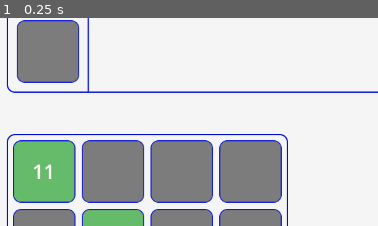
Above: before the commit, frame 1.
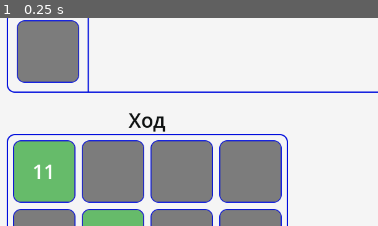
Above: after the commit, the same moment.

Repository: Rinkton/lucky-numbers-godot
Game: Godot game, scene res://game.tscn
Same seed, same stepped clock (60 frames per second), same inputs: the game is played once before the commit and once after it.
Inputs:
- Up to frame 1 (0.25 s): no input
The pictures show only the part of the screen within x 0-50%, y 3-53%; the shares and areas given below are measured in that part.

The runs differ from the first frame. In frame 1, 0.4% of the frame differs, in the area x 33-44%, y 45-55%.

Commit message:
Made 2-player playing

Diff:
--- a/lucky-numbers/cell.gd
+++ b/lucky-numbers/cell.gd
@@ -56,7 +56,8 @@
 
 
 func _on_lmb():
-	if G.game.whos_this_cell(self) == G.game.cur_player and is_instance_valid(get_field()):
+	var game = await G.get_game()
+	if game.whos_this_cell(self) == game.cur_player and is_instance_valid(get_field()):
 		var focus_owner = Utils.get_focus_owner_that_sharing_clover()
 		if not is_instance_valid(focus_owner):
 			return
@@ -75,7 +76,7 @@
 			focus_owner.remove_child(clover)
 			replace_clover(clover)
 			if is_instance_valid(prev_clover):
-				G.game.face_up_pile.add_clover(prev_clover)
+				game.face_up_pile.add_clover(prev_clover)
 		elif focus_owner.get_is_in_face_up_pile():
 			var prev_clover = get_clover()
 			if is_instance_valid(prev_clover):
@@ -84,6 +85,7 @@
 			focus_owner.queue_free()
 			replace_clover(clover)
 			if is_instance_valid(prev_clover):
-				G.game.face_up_pile.add_clover(prev_clover)
+				game.face_up_pile.add_clover(prev_clover)
 		else:
 			printerr("no focus_owner for cell")
+		game.end_turn()
--- a/lucky-numbers/clover_pile.gd
+++ b/lucky-numbers/clover_pile.gd
@@ -34,7 +34,8 @@
 
 
 func _on_lmb():
-	if G.game.cur_player is HumanPlayer:
+	var game = await G.get_game()
+	if game.cur_player is HumanPlayer:
 		if not is_there_clover():
 			var clover = pop_random_clover()
 			add_child(clover)
--- a/lucky-numbers/face_up_pile.gd
+++ b/lucky-numbers/face_up_pile.gd
@@ -18,15 +18,6 @@
 	$HBoxContainer.add_child(cell)
 
 
-"""
-func remove_cell(cell):
-	if cell in $HBoxContainer.get_children():
-		$HBoxContainer.remove_child(cell)
-	else:
-		printerr("no cell in face_up_pile to remove_cell")
-"""
-
-
 func _on_panel_gui_input(event):
 	if event is InputEventMouseButton:
 		if event.button_index == MOUSE_BUTTON_LEFT and event.pressed:
@@ -37,3 +28,5 @@
 			var clover = focus_owner.get_clover()
 			focus_owner.remove_child(clover)
 			add_clover(clover)
+			var game = await G.get_game()
+			game.end_turn()
--- a/lucky-numbers/field.gd
+++ b/lucky-numbers/field.gd
@@ -5,10 +5,17 @@
 var player
 
 
+func _ready():
+	var game = await G.get_game()
+	game.connect("ended_turn", _on_game_ended_turn)
+	$TurnLabel.visible = game.cur_player == player
+
+
 func set_up_start_diagonal():
 	for i in range(4):
 		var cell = get_cell(i, i)
-		var clover = G.game.clover_pile.pop_random_clover()
+		var game = await G.get_game()
+		var clover = game.clover_pile.pop_random_clover()
 		cell.replace_clover(clover)
 
 
@@ -51,3 +58,8 @@
 				return Vector2(x, y)
 	printerr("get_vector_of_cell didn't found the cell")
 	return Vector2(-1, -1)
+
+
+func _on_game_ended_turn():
+	var game = await G.get_game()
+	$TurnLabel.visible = game.cur_player == player
--- a/lucky-numbers/field.tscn
+++ b/lucky-numbers/field.tscn
@@ -85,3 +85,11 @@
 
 [node name="Cell4" parent="VBoxContainer/HBoxContainer4" instance=ExtResource("2_ig2au")]
 layout_mode = 2
+
+[node name="TurnLabel" type="Label" parent="."]
+layout_mode = 0
+offset_top = -45.0
+offset_right = 450.0
+theme_override_colors/font_color = Color(0.05490196, 0.06666667, 0.06666667, 1)
+text = "Ход"
+horizontal_alignment = 1
--- a/lucky-numbers/g.gd
+++ b/lucky-numbers/g.gd
@@ -1,4 +1,20 @@
 extends Node
 
 
-var game: Game
+signal _game_set
+
+var _game: Game:
+	set(value):
+		_game = value
+		_game_set.emit()
+
+
+func get_game():
+	if is_instance_valid(_game):
+		return _game
+	await _game_set
+	return _game
+
+
+func set_game(game):
+	_game = game
--- a/lucky-numbers/game.gd
+++ b/lucky-numbers/game.gd
@@ -1,6 +1,8 @@
 extends Control
 class_name Game
 
+
+signal ended_turn
 
 var players
 var cur_player
@@ -10,18 +12,19 @@
 
 
 func _ready():
-	G.game = self
 	players = [HumanPlayer.new(), HumanPlayer.new()]
 	cur_player = players[0]
 	$Field.set_up_start_diagonal()
 	$Field.player = players[0]
 	$Field2.set_up_start_diagonal()
 	$Field2.player = players[1]
+	G.set_game(self)
 
 
 func end_turn():
 	players.reverse()
 	cur_player = players[0]
+	ended_turn.emit()
 
 
 func whos_this_cell(cell):
--- a/lucky-numbers/game.tscn
+++ b/lucky-numbers/game.tscn
@@ -64,13 +64,14 @@
 grow_vertical = 0
 
 [node name="CloverPile" parent="." instance=ExtResource("4_p2cst")]
-layout_mode = 2
+layout_mode = 0
 offset_left = 62.0
 offset_top = 42.0
 offset_right = 62.0
 offset_bottom = 42.0
 
 [node name="FaceUpPile" parent="." instance=ExtResource("5_whllf")]
+layout_mode = 0
 offset_left = 189.0
 offset_top = 43.0
 offset_right = 229.0
Not shown: 1 places in lucky-numbers/game.tscn that only renumber resources
